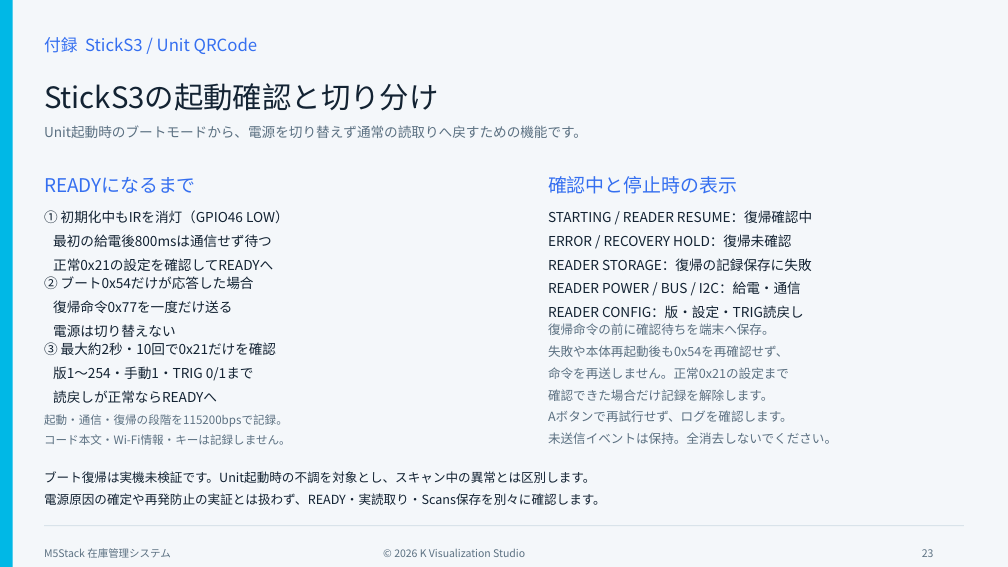
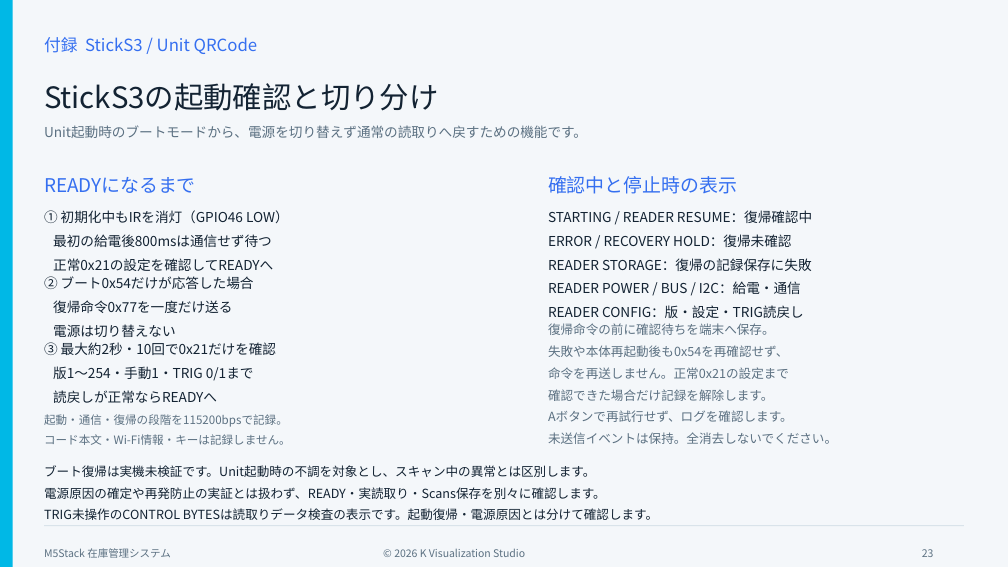
Before and after one commit to TikTak007/M5Stack-Inventory, a slide deck: slide 23 of docs/M5Stack_Inventory_Guide.pptx. Drawn at 1008x567 pixels with LibreOffice and Linux fonts; fonts in the diff are those of the drawing. Boxes give left, top, right and bottom in pixels: in the first picture for what was removed or moved away, otherwise in the second. Text is boxed around its words. In the diff, an @@ line names an element or a change of style, - is before the commit and + after.

```diff
--- a/docs/M5Stack_Inventory_Guide.pptx
+++ b/docs/M5Stack_Inventory_Guide.pptx
@@ text at [44, 508, 658, 520]: paragraph added @@
+TRIG未操作のCONTROL BYTESは読取りデータ検査の表示です。起動復帰・電源原因とは分けて確認します。
```
Also in this commit, not shown: 13 other files.
